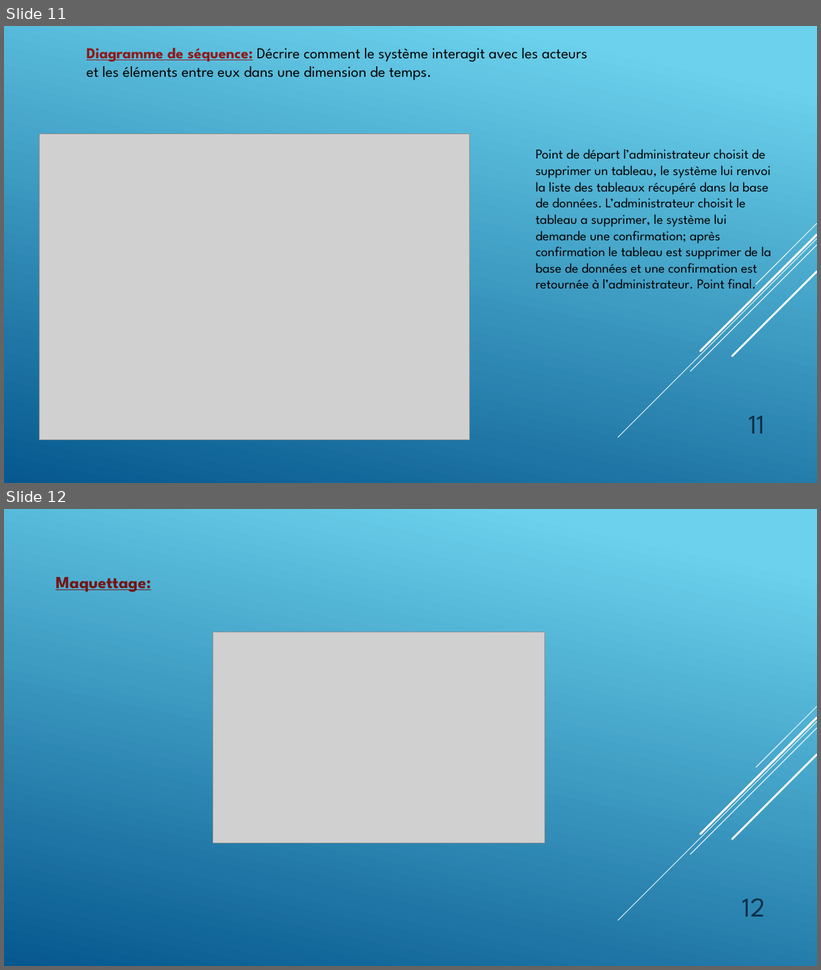
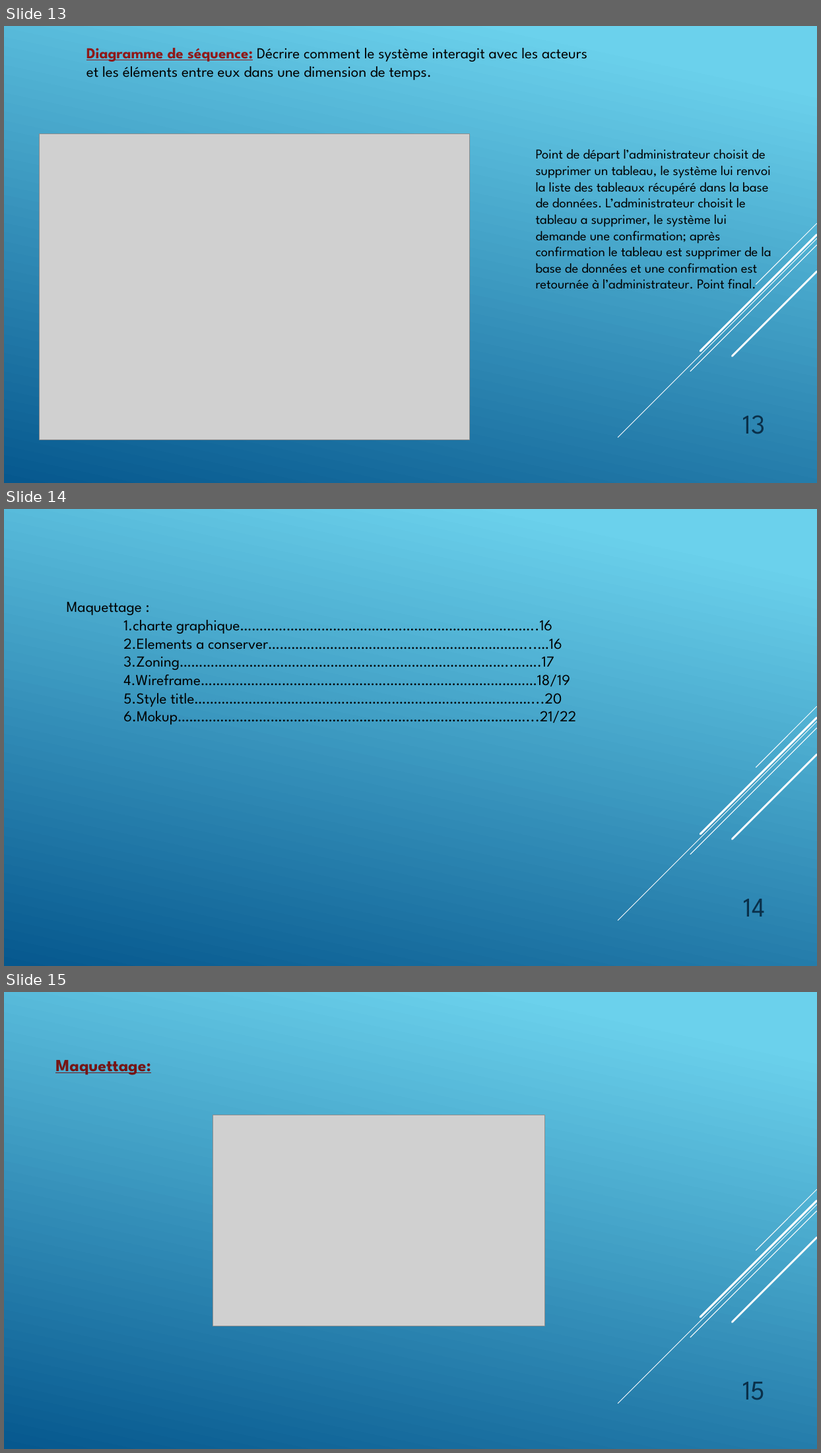
Before and after one commit to GillesP-dev/FilRouge, a slide deck: CDC/L_artiste.pptx. Shown one above the other, each under a label of ours: slides 11 and 12 before the commit, slides 13, 14 and 15 after it. The pictures are 821x970 and 821x1453 pixels, drawn with LibreOffice and Linux fonts; fonts in the diff are those of the drawing; grey boxes stand for pictures. Boxes give left, top, right and bottom in pixels: in the first picture for what was removed or moved away, otherwise in the second. Text is boxed around its words. In the diff, an @@ line names an element or a change of style, - is before the commit and + after.

```diff
--- a/CDC/L_artiste.pptx
+++ b/CDC/L_artiste.pptx
@@ slide 14 added at [4,509,817,966], background gradient #6ED2EB to #06588E; not listed: 5 template elements that a slide beside it also shows @@
@@ text added at [67,601,576,725], 18 pt, text #000000 @@
+Maquettage :
+1.charte graphique…………………………………………………………………..16
+2.Elements a conserver…………………………………………………………...…16
+3.Zoning…………………………………………………………………………..…….17
+4.Wireframe……………………………………………………………………………18/19
+5.Style title……………………………………………………………………………...20
+6.Mokup………………………………………………………………………………...21/22
@@ page number added at [744,899,766,917], 32 pt, text #0A304A @@
+14
@@ what was slide 11 is now slide 13 @@
@@ page number at [743,415,766,435]: text changed @@
-11
+13
@@ what was slide 12 is now slide 15 @@
@@ page number at [743,1382,765,1401]: text changed @@
-12
+15
```
Also in this commit, not shown: 3 slides changed, 5 other slides added, 3 slides removed, 4 other files.
